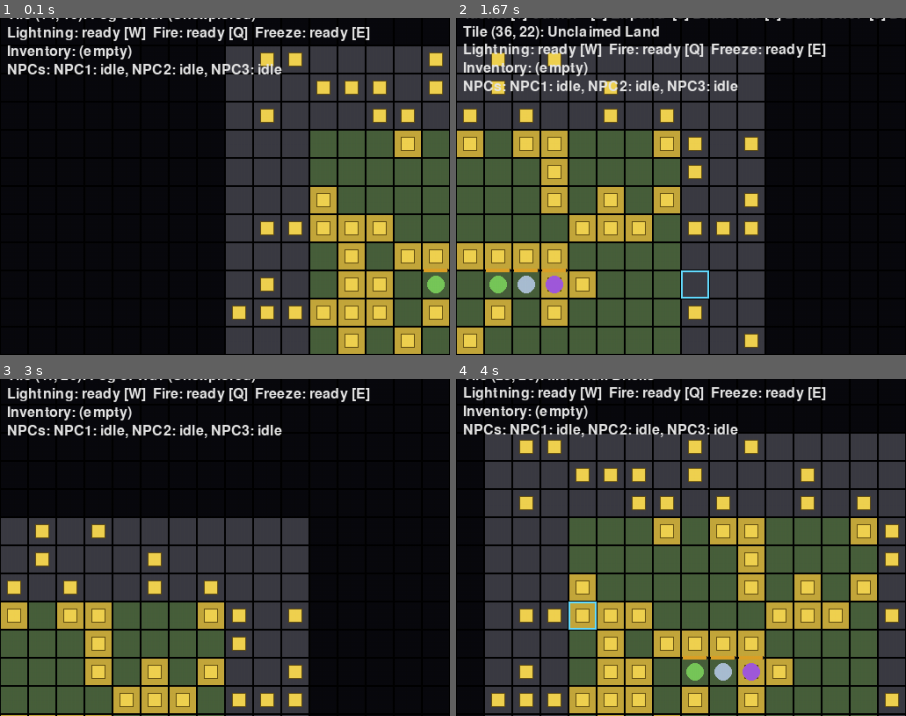
Above: before the commit, frames 1-4 (two rows, left to right).
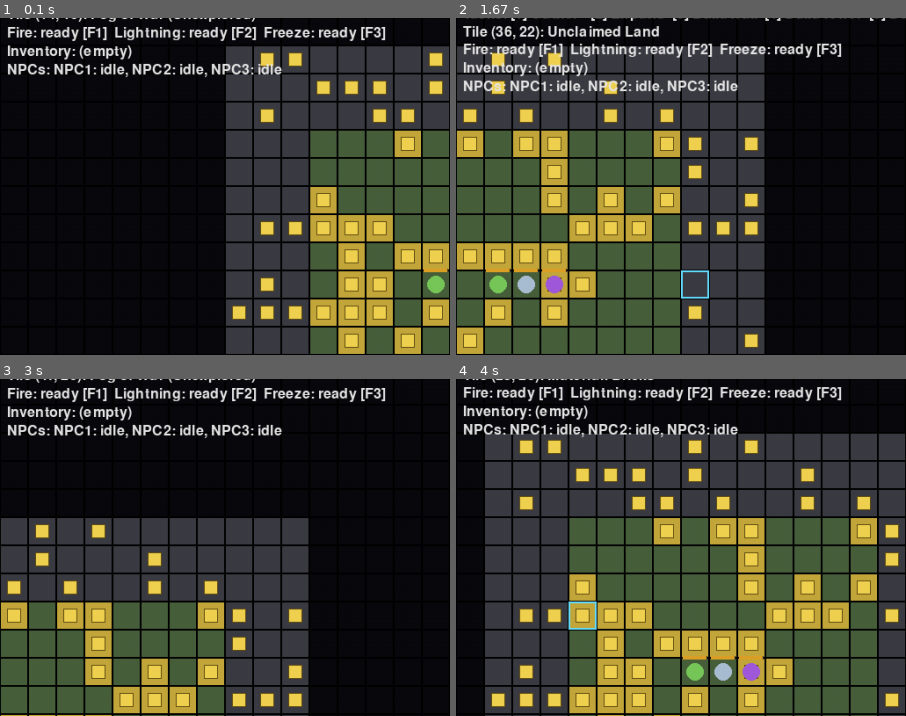
Above: after the commit, the same moments.

Repository: MiohitoKiri5474/PyGame-Final
Game: pygame game, started from src/main.py
Same seed, same stepped clock (60 frames per second), same inputs: the game is played once before the commit and once after it.
Inputs (mouse positions are % of the whole screen's width and height, from its top left):
- Up to frame 1 (0.1 s): no input
- Up to frame 2 (1.67 s): hold F1 0.33-0.8 s; hold D 0.33-0.8 s; move the mouse to (46, 54) at 0.37 s; hold F3 0.83-1.3 s; hold D 0.83-1.3 s; move the mouse to (82, 47) at 0.87 s; tap Space at 0.9, 1.2, 1.4 s; hold F2 from 1.33 s (still down); hold D from 1.33 s (still down); move the mouse to (26, 51) at 1.37 s
- Up to frame 3 (3 s): tap Space at 1.7, 1.9, 2.2, 2.4, 2.73 s; release F2 at 1.8 s; release D at 1.8 s; hold D 1.83-2.3 s; move the mouse to (19, 35) at 1.87 s; hold W 2.33-2.63 s; move the mouse to (65, 15) at 2.37 s; hold D from 2.67 s (still down); move the mouse to (62, 59) at 2.7 s
- Up to frame 4 (4 s): tap Space at 3.03, 3.23, 3.53, 3.8 s; release D at 3.13 s; hold A 3.17-3.7 s; move the mouse to (52, 16) at 3.2 s; hold S from 3.73 s (still down); move the mouse to (14, 47) at 3.77 s; tap 2 at 3.88 s
The pictures show only the part of the screen within x 0-50%, y 11-60%; the shares and areas given below are measured in that part.

The runs differ from the first frame. In frame 1, 2.0% of the frame differs, in the area x 2-86%, y 2-7%; in frame 2, 1.9%; in frame 3, 2.0%; in frame 4, 2.0%.

Commit message:
feat: adopt F1/F2/F3 hotkeys and multi-flash VFX from feat/combat-depth
A teammate (n97131056) independently built tickets 18-21 in parallel on
feat/combat-depth (PR #27), landing after this branch's Lightning/Fire/
Freeze work was already in progress. Reconciling rather than discarding
either side (user decision): this branch adopts their F1/Fire, F2/
Lightning, F3/Freeze binding, which sidesteps the W-pans-camera-up
collision the original W/Q/E binding had (documented, never fixed, in
ticket 18's notes - now superseded).

Also upgrades Spellbook's VFX state from a single flash slot to a list:
Freeze's AoE was clobbering itself down to one visible flash no matter
how many monsters got hit. cast_freeze now triggers one flash per
affected monster. render_magic.py fades each flash by remaining/duration
alpha instead of drawing an unfaded circle.

Next commit in this branch ports ticket 21 (Monster Variety) from the
same teammate branch, adapted to this codebase's conventions (plain
attribute access instead of getattr-with-fallback, discrete burn ticks
kept as-is). feat/combat-depth's own PR will be closed as superseded
once this lands.

195 tests pass, smoke_render.py OK.

Disclosure: Based on Claude Code generated output.

Diff:
--- a/src/game.py
+++ b/src/game.py
@@ -126,18 +126,13 @@
                     self._cycle_selected_task_type()
                 elif event.key == pygame.K_p:
                     self.priority_ui.toggle()
-                elif event.key == pygame.K_w:
-                    # Collides with W-pans-camera-up (continuous key-state
-                    # check below, separate from this one-shot keydown) -
-                    # accidental cast attempts while panning are silently
-                    # gated by cooldown/no-Mage/no-monster, same as any
-                    # other no-op cast; arrow keys pan without the overlap.
+                elif event.key == pygame.K_F1:
                     if not self.paused:  # casting affects sim state, stays frozen with everything else
+                        cast_fire(self.world, self.monsters)
+                elif event.key == pygame.K_F2:
+                    if not self.paused:
                         cast_lightning(self.world, self.monsters)
-                elif event.key == pygame.K_q:
-                    if not self.paused:
-                        cast_fire(self.world, self.monsters)
-                elif event.key == pygame.K_e:
+                elif event.key == pygame.K_F3:
                     if not self.paused:
                         cast_freeze(self.world, self.monsters)
                 elif event.key in (
--- a/src/magic.py
+++ b/src/magic.py
@@ -34,9 +34,11 @@
 
     def __init__(self, cooldowns: dict[str, float] | None = None):
         self.cooldowns: dict[str, float] = dict(cooldowns) if cooldowns else {}
-        self.flash_position: tuple[float, float] | None = None
-        self.flash_timer: float = 0.0
-        self.flash_color: tuple[int, int, int] | None = None
+        # A list, not a single slot: Freeze hits every monster in its 3x3 box
+        # at once, so one shared flash would only ever show the last one.
+        # Each entry: {"position", "timer", "duration", "color"}. Ephemeral
+        # render state, deliberately not persisted through save.py.
+        self.flashes: list[dict] = []
 
     def remaining(self, spell: str) -> float:
         return self.cooldowns.get(spell, 0.0)
@@ -50,15 +52,14 @@
     def trigger_flash(
         self, position: tuple[float, float], duration: float, color: tuple[int, int, int]
     ) -> None:
-        self.flash_position = position
-        self.flash_timer = duration
-        self.flash_color = color
+        self.flashes.append({"position": position, "timer": duration, "duration": duration, "color": color})
 
     def tick(self, dt: float) -> None:
         for spell in list(self.cooldowns):
             self.cooldowns[spell] = max(0.0, self.cooldowns[spell] - dt)
-        if self.flash_timer > 0:
-            self.flash_timer = max(0.0, self.flash_timer - dt)
+        for flash in self.flashes:
+            flash["timer"] = max(0.0, flash["timer"] - dt)
+        self.flashes = [f for f in self.flashes if f["timer"] > 0]
 
 
 def nearest_monster_to_territory(world: "World", monsters: list["Monster"]) -> "Monster | None":
@@ -149,9 +150,9 @@
         mx, my = tile_at(monster.x, monster.y)
         if abs(mx - cx) <= FREEZE_RADIUS and abs(my - cy) <= FREEZE_RADIUS:
             monster.apply_freeze(FREEZE_DURATION)
+            world.spellbook.trigger_flash((monster.x, monster.y), MAGIC_FLASH_DURATION, COLOR_FREEZE_FLASH)
 
     world.spellbook.start_cooldown("Freeze", FREEZE_COOLDOWN)
-    world.spellbook.trigger_flash((center.x, center.y), MAGIC_FLASH_DURATION, COLOR_FREEZE_FLASH)
     return True
 
 
@@ -161,7 +162,7 @@
 
 def _magic_hud_line(world: "World") -> str:
     parts = []
-    for spell, hotkey in (("Lightning", "W"), ("Fire", "Q"), ("Freeze", "E")):
+    for spell, hotkey in (("Fire", "F1"), ("Lightning", "F2"), ("Freeze", "F3")):
         remaining = world.spellbook.remaining(spell)
         status = "ready" if remaining <= 0 else f"{remaining:.0f}s"
         parts.append(f"{spell}: {status} [{hotkey}]")
--- a/src/render_magic.py
+++ b/src/render_magic.py
@@ -4,16 +4,14 @@
 
 
 def draw_magic_fx(surface: pygame.Surface, world, camera) -> None:
-    spellbook = world.spellbook
-    # flash_color is always co-assigned with flash_position/flash_timer in
-    # Spellbook.trigger_flash (the only place any of the three are set) - no
-    # separate None-check needed for a state that can't actually occur.
-    if spellbook.flash_timer <= 0 or spellbook.flash_position is None:
-        return
-    x, y = spellbook.flash_position
-    screen_x = int(x - camera.x)
-    screen_y = int(y - camera.y)
-    pygame.draw.circle(surface, spellbook.flash_color, (screen_x, screen_y), 20, 3)
+    for flash in world.spellbook.flashes:
+        x, y = flash["position"]
+        screen_x = int(x - camera.x)
+        screen_y = int(y - camera.y)
+        alpha = int(255 * (flash["timer"] / flash["duration"]))
+        fx = pygame.Surface((48, 48), pygame.SRCALPHA)
+        pygame.draw.circle(fx, (*flash["color"], alpha), (24, 24), 20, 3)
+        surface.blit(fx, (screen_x - 24, screen_y - 24))
 
 
 register_overlay(draw_magic_fx)
--- a/tests/test_magic.py
+++ b/tests/test_magic.py
@@ -48,6 +48,17 @@
     assert book.remaining("Lightning") == 0.0
 
 
+def test_spellbook_trigger_flash_accumulates_and_expires_independently():
+    book = Spellbook()
+    book.trigger_flash((0.0, 0.0), 0.5, COLOR_FIRE_FLASH)
+    book.trigger_flash((1.0, 1.0), 2.0, COLOR_LIGHTNING_FLASH)
+    assert len(book.flashes) == 2
+
+    book.tick(1.0)  # first flash's 0.5s duration has elapsed, second hasn't
+    assert len(book.flashes) == 1
+    assert book.flashes[0]["color"] == COLOR_LIGHTNING_FLASH
+
+
 def test_nearest_monster_to_territory_picks_the_closer_one():
     world = World(npc_count=0)
     cx, cy = world.grid.width // 2, world.grid.height // 2
@@ -101,7 +112,7 @@
     assert near.health == start_health - LIGHTNING_DAMAGE
     assert far.health == far.health  # untouched
     assert world.spellbook.remaining("Lightning") == LIGHTNING_COOLDOWN
-    assert world.spellbook.flash_color == COLOR_LIGHTNING_FLASH
+    assert any(f["color"] == COLOR_LIGHTNING_FLASH for f in world.spellbook.flashes)
 
 
 def test_cast_lightning_ignores_dead_mage():
@@ -144,7 +155,7 @@
     assert target.burn_ticks_remaining == FIRE_BURN_TICKS
     assert target.burn_damage_per_tick == FIRE_BURN_DAMAGE_PER_TICK
     assert world.spellbook.remaining("Fire") == FIRE_COOLDOWN
-    assert world.spellbook.flash_color == COLOR_FIRE_FLASH
+    assert any(f["color"] == COLOR_FIRE_FLASH for f in world.spellbook.flashes)
 
 
 def test_cast_fire_total_damage_includes_burn_dot():
@@ -196,7 +207,7 @@
 
     assert cast_freeze(world, [target]) is True
     assert world.spellbook.remaining("Freeze") == FREEZE_COOLDOWN
-    assert world.spellbook.flash_color == COLOR_FREEZE_FLASH
+    assert any(f["color"] == COLOR_FREEZE_FLASH for f in world.spellbook.flashes)
 
 
 def test_cast_freeze_affects_every_monster_inside_the_3x3_box():
@@ -215,6 +226,8 @@
     assert not outside.is_frozen
     assert center.frozen_remaining == FREEZE_DURATION
     assert inside.frozen_remaining == FREEZE_DURATION
+    # one flash per affected monster, not a single shared slot
+    assert len(world.spellbook.flashes) == 2
 
 
 def test_cast_freeze_refreshes_rather_than_stacks_on_an_already_frozen_monster():
Not shown, changed: docs/tickets/expansion/part-2-combat-depth/18-magic-framework-lightning.md
Not shown, changed: docs/tickets/expansion/part-2-combat-depth/19-fire-spell.md
Not shown, changed: docs/tickets/expansion/part-2-combat-depth/20-freeze-spell.md
